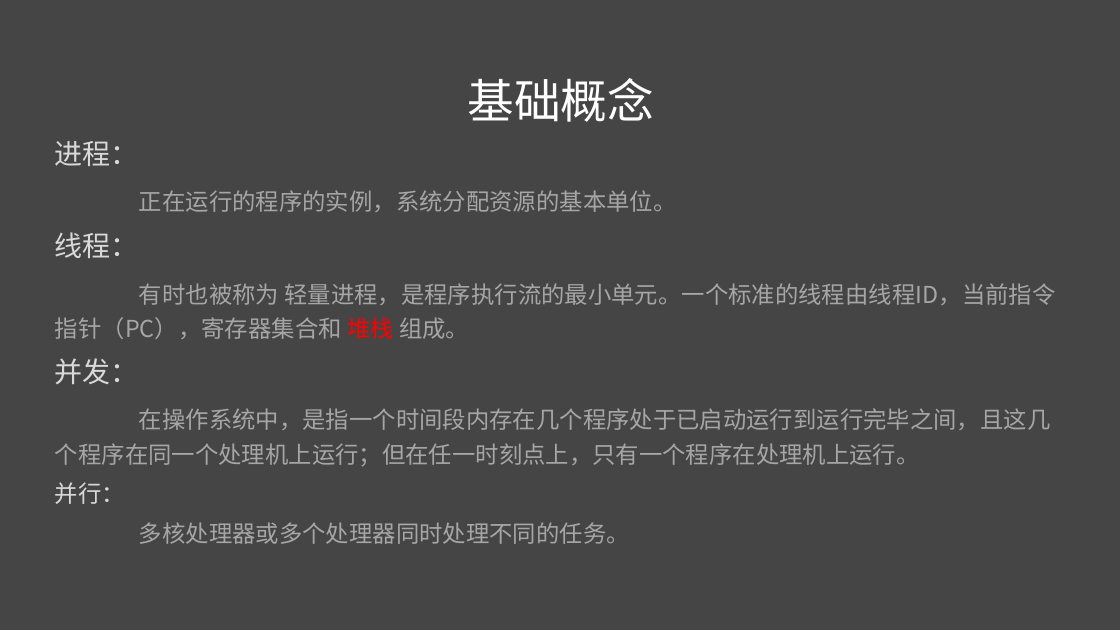
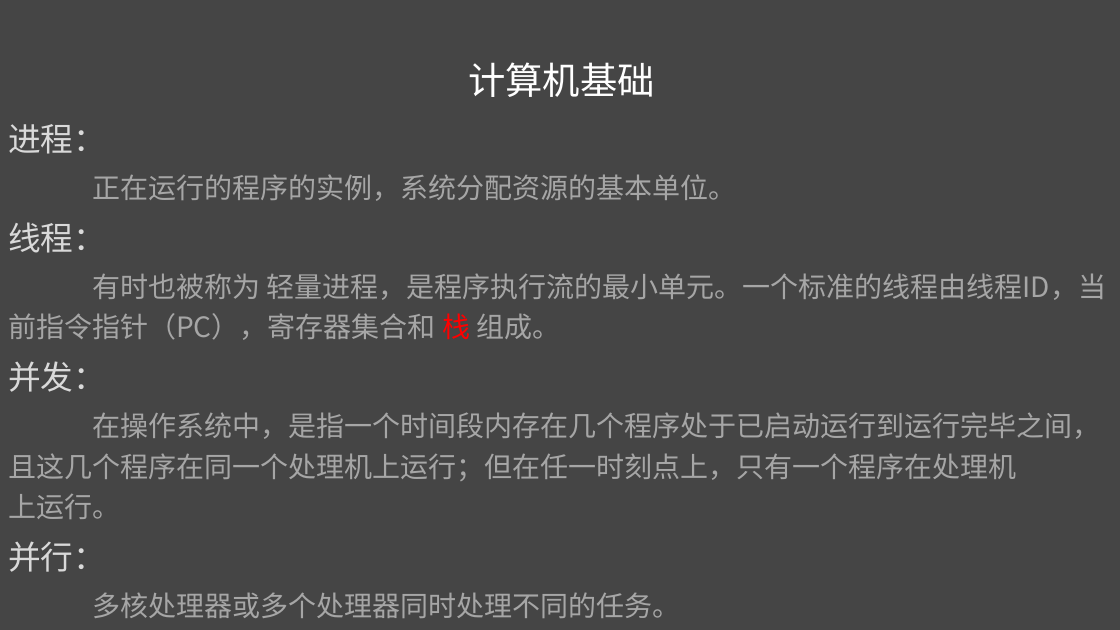
Before and after one commit to liuweiGL/share, a slide deck: slide 3 of ppt/JavaScript基础二.pptx. Drawn at 1120x630 pixels with LibreOffice and Linux fonts; fonts in the diff are those of the drawing. Boxes give left, top, right and bottom in pixels: in the first picture for what was removed or moved away, otherwise in the second. Text is boxed around its words. In the diff, an @@ line names an element or a change of style, - is before the commit and + after.

Commit message:
update

```diff
--- a/ppt/JavaScript基础二.pptx
+++ b/ppt/JavaScript基础二.pptx
@@ text at <box>468,62,655,97</box>: text changed; size 40 to 32 pt @@
-基础概念
+计算机基础
@@ text "进程：": place and size @@
-text "进程：" at <box>55,141,1055,544</box>
+text "进程：" at <box>8,124,1106,618</box>
@@ text at <box>8,124,736,618</box>: size 24 to 28 pt in "进程：", "线程：", "并发："; size 20 to 24 pt in "正在运行的程序的实例，系统分配资源的基本单位。", "多核处理器或多个处理器同时处理不同的任务。"; size 20 to 28 pt in "并行：" @@
@@ text at <box>8,273,1106,340</box>: text changed; size 20 to 24 pt @@
-  有时也被称为 轻量进程，是程序执行流的最小单元。一个标准的线程由线程ID，当前指令指针（PC），寄存器集合和 堆栈 组成。
+  有时也被称为 轻量进程，是程序执行流的最小单元。一个标准的线程由线程ID，当 前指令指针（PC），寄存器集合和 栈 组成。
@@ text at <box>8,412,1100,519</box>: text changed; size 20 to 24 pt @@
-  在操作系统中，是指一个时间段内存在几个程序处于已启动运行到运行完毕之间，且这几个程序在同一个处理机上运行；但在任一时刻点上，只有一个程序在处理机上运行。
+  在操作系统中，是指一个时间段内存在几个程序处于已启动运行到运行完毕之间， 且这几个程序在同一个处理机上运行；但在任一时刻点上，只有一个程序在处理机 上运行。
```
Also in this commit, not shown: 5 other slides changed, 6 slides added.
